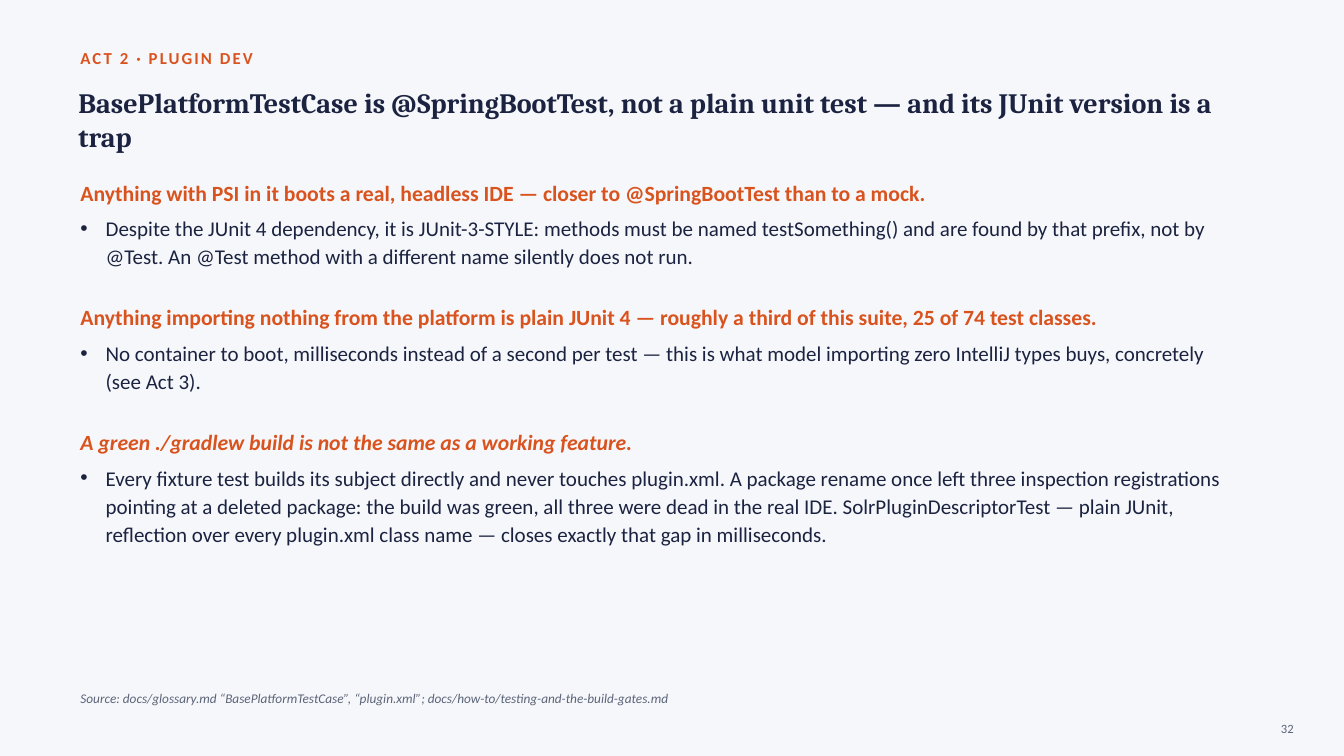
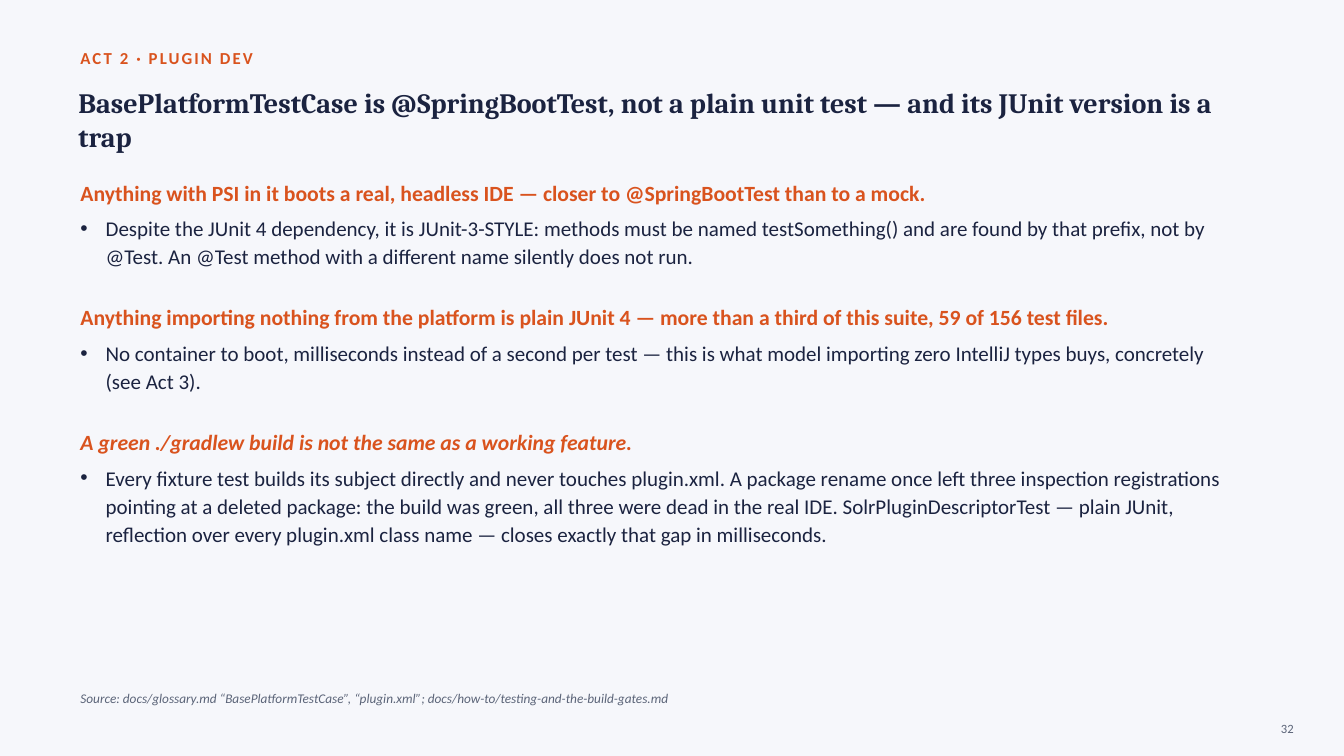
Before and after one commit to adityamparikh/solr-intellij-plugin, a slide deck: slide 32 of docs/presentation/solr-intellij-plugin.pptx. Drawn at 1344x756 pixels with LibreOffice and Linux fonts; fonts in the diff are those of the drawing. Boxes give left, top, right and bottom in pixels: in the first picture for what was removed or moved away, otherwise in the second. Text is boxed around its words. In the diff, an @@ line names an element or a change of style, - is before the commit and + after.

```diff
--- a/docs/presentation/solr-intellij-plugin.pptx
+++ b/docs/presentation/solr-intellij-plugin.pptx
@@ text at (80, 309, 1109, 329): text changed @@
-Anything importing nothing from the platform is plain JUnit 4 — roughly a third of this suite, 25 of 74 test classes.
+Anything importing nothing from the platform is plain JUnit 4 — more than a third of this suite, 59 of 156 test files.
```
Also in this commit, not shown: 5 other slides changed, 2 other files.
